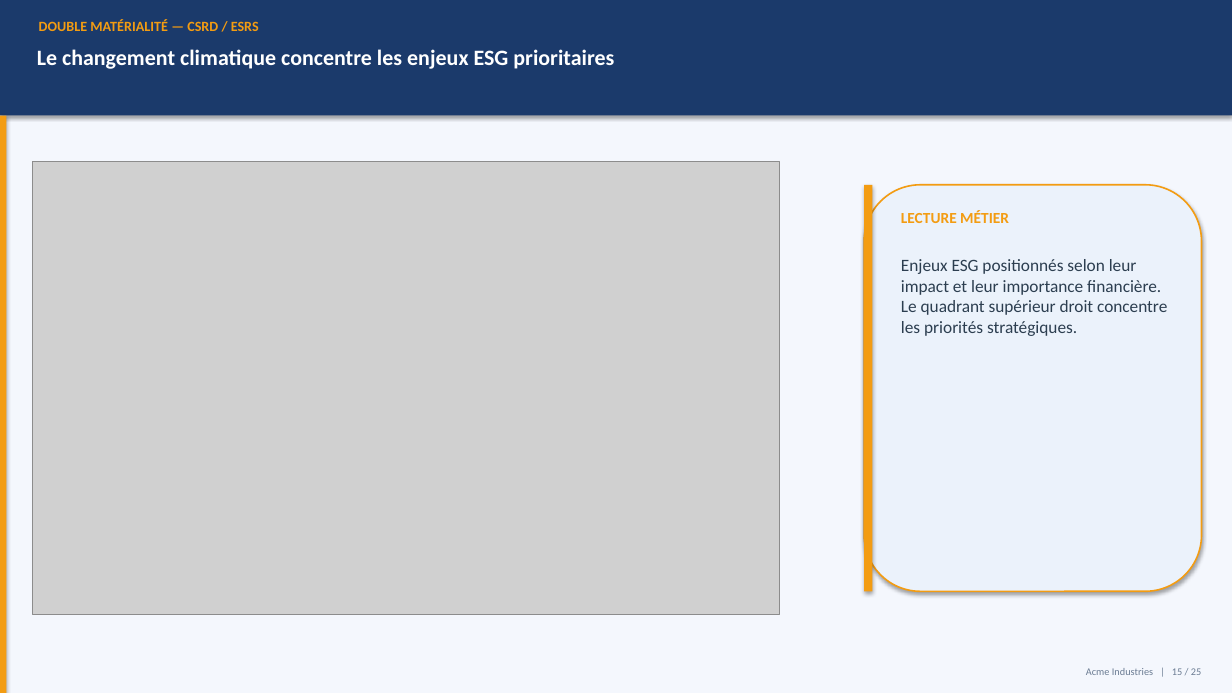
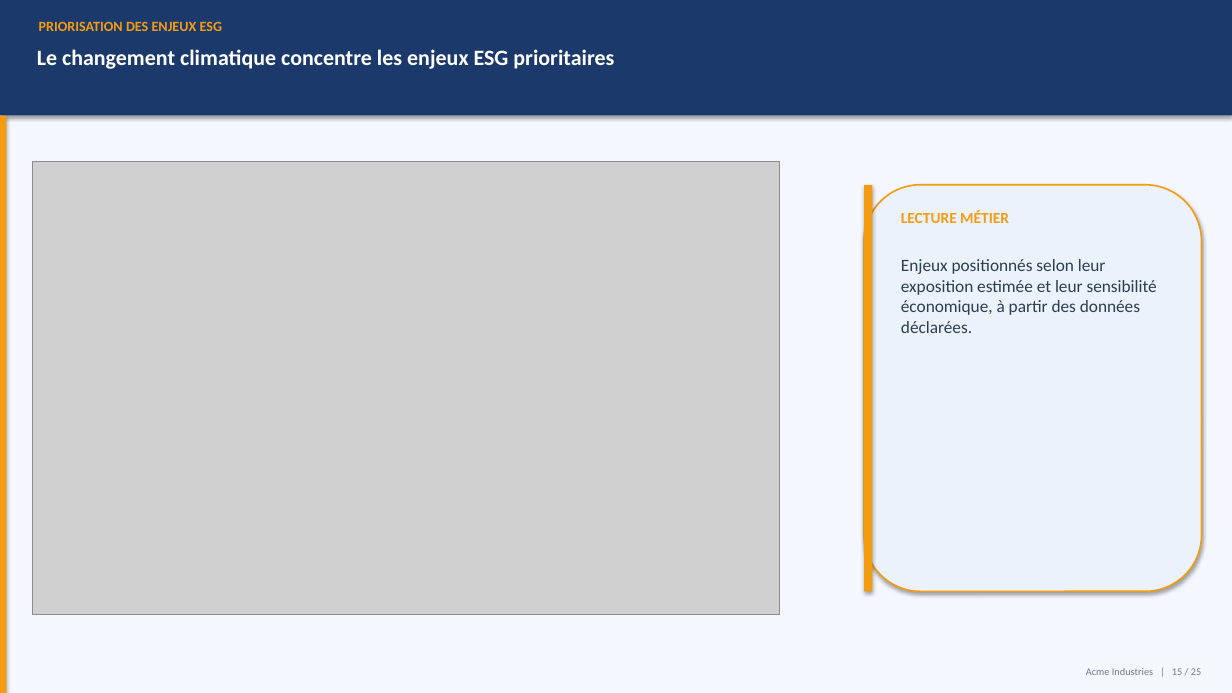
Before and after one commit to mehdiarrais-bot/Ethereal-ESG, a slide deck: slide 15 of examples/Presentation.pptx. Drawn at 1232x693 pixels with LibreOffice and Linux fonts; fonts in the diff are those of the drawing; grey boxes stand for pictures. Boxes give left, top, right and bottom in pixels: in the first picture for what was removed or moved away, otherwise in the second. Text is boxed around its words. In the diff, an @@ line names an element or a change of style, - is before the commit and + after.

```diff
--- a/examples/Presentation.pptx
+++ b/examples/Presentation.pptx
@@ text at bbox=[39, 21, 222, 31]: text changed @@
-DOUBLE MATÉRIALITÉ — CSRD / ESRS
+PRIORISATION DES ENJEUX ESG
@@ text at bbox=[901, 259, 1157, 333]: text changed @@
-Enjeux ESG positionnés selon leur impact et leur importance financière. Le quadrant supérieur droit concentre les priorités stratégiques.
+Enjeux positionnés selon leur exposition estimée et leur sensibilité économique, à partir des données déclarées.
```
Also in this commit, not shown: 5 other slides changed, 4 other files.
